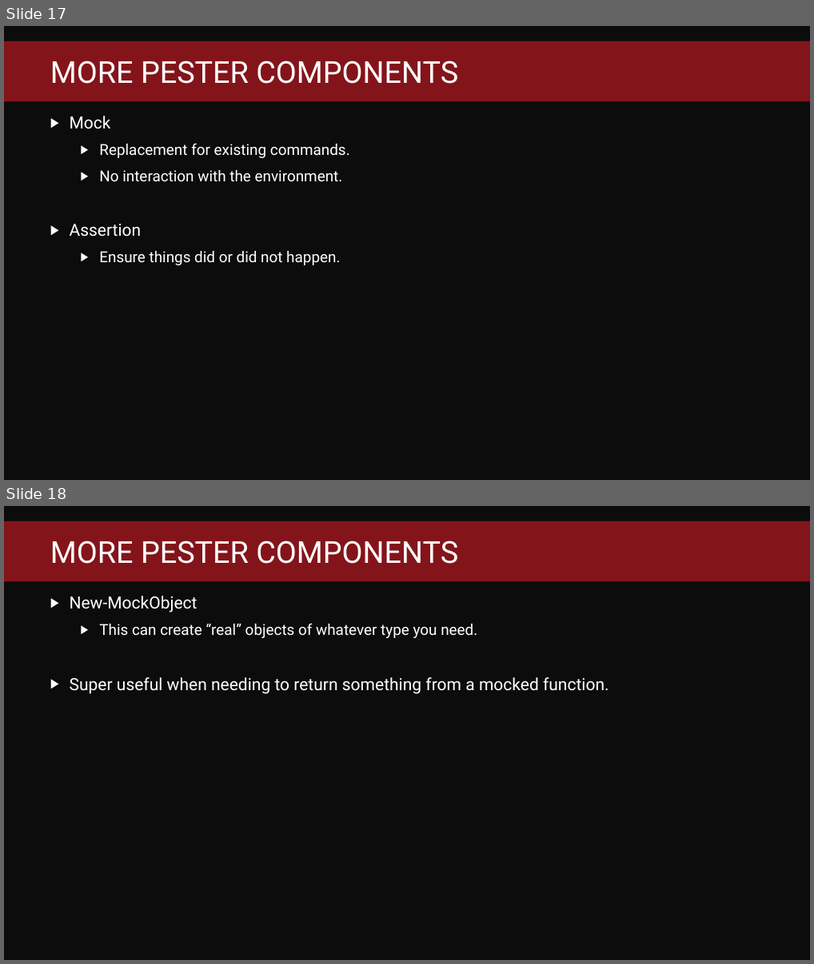
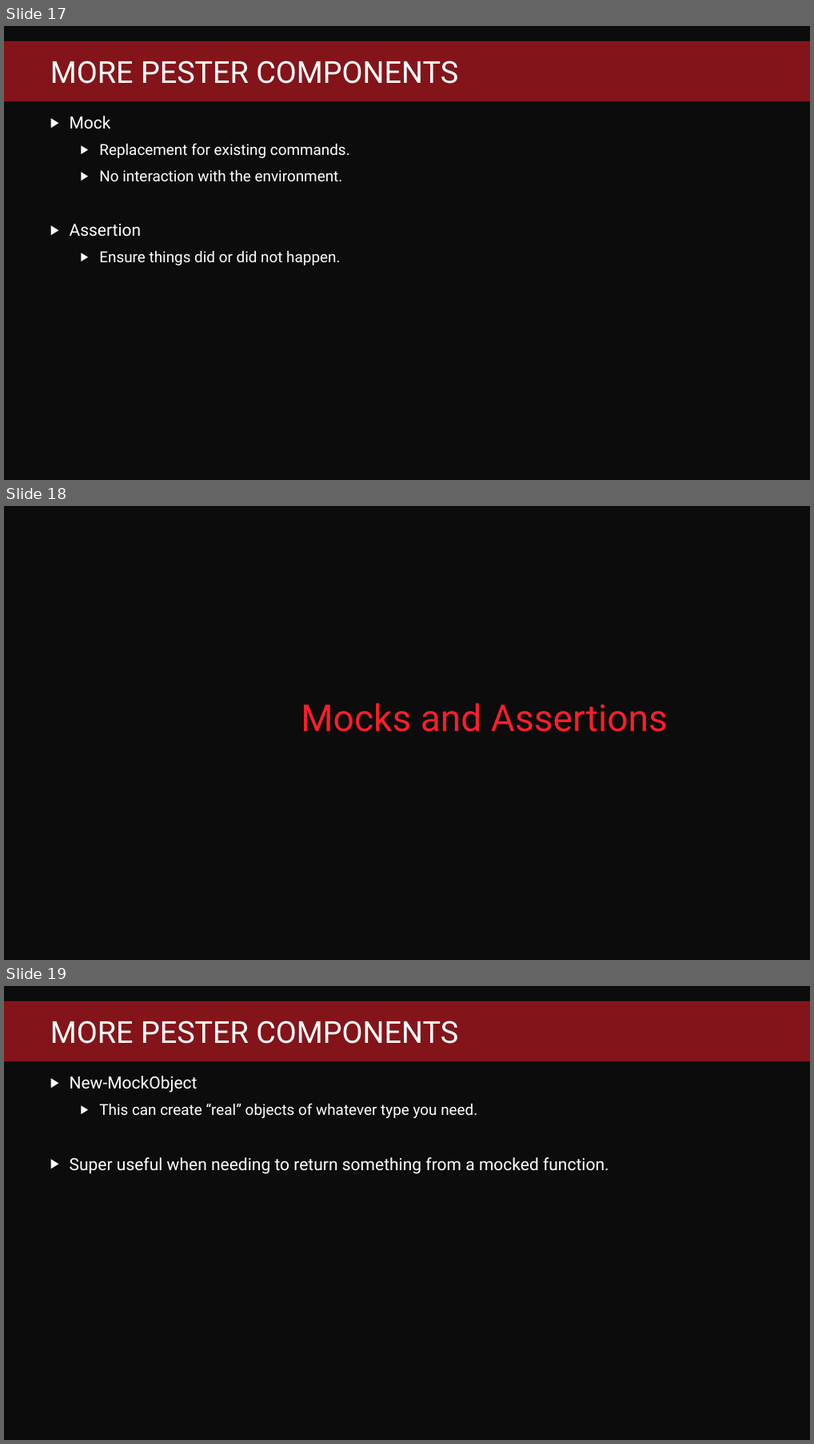
Before and after one commit to fredbainbridge/mmsPester, a slide deck: Pester Practically Perfect PowerShell.pptx. Shown one above the other, each under a label of ours: slides 17 and 18 before the commit, slides 17, 18 and 19 after it. The pictures are 814x964 and 814x1444 pixels, drawn with LibreOffice and Linux fonts; fonts in the diff are those of the drawing; background and template pictures are left out. Boxes give left, top, right and bottom in pixels: in the first picture for what was removed or moved away, otherwise in the second. Text is boxed around its words. In the diff, an @@ line names an element or a change of style, - is before the commit and + after.

Commit message:
starting demo5 mocks and assertions

```diff
--- a/Pester Practically Perfect PowerShell.pptx
+++ b/Pester Practically Perfect PowerShell.pptx
@@ slide 18 added at (x1=4, y1=506, x2=810, y2=960), background #0C0C0C @@
@@ text added at (x1=301, y1=703, x2=668, y2=732), 44 pt, text #FB1E29 @@
+Mocks and Assertions
@@ what was slide 18 is now slide 19 @@
```
Also in this commit, not shown: 7 other files.
